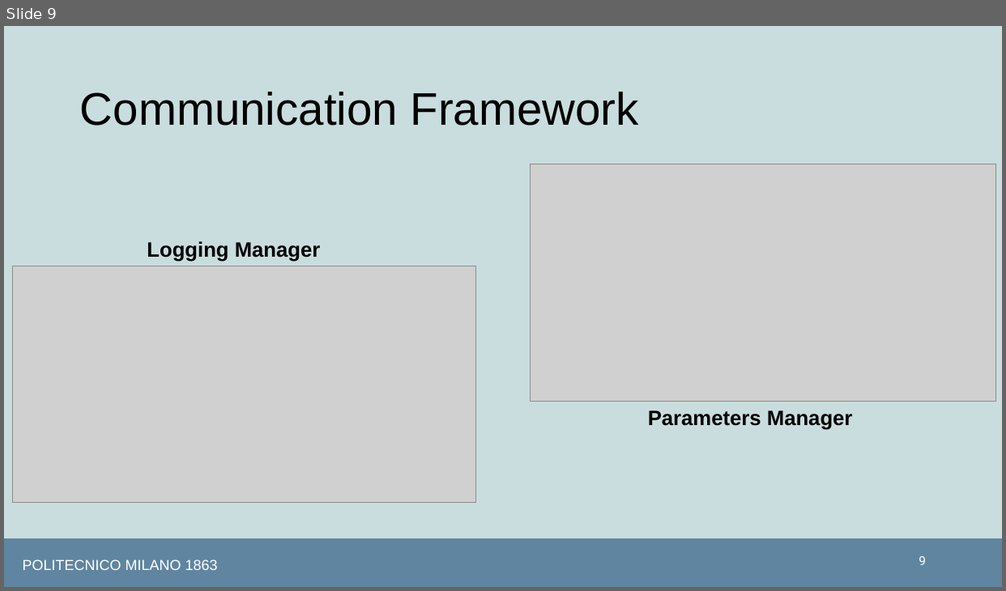
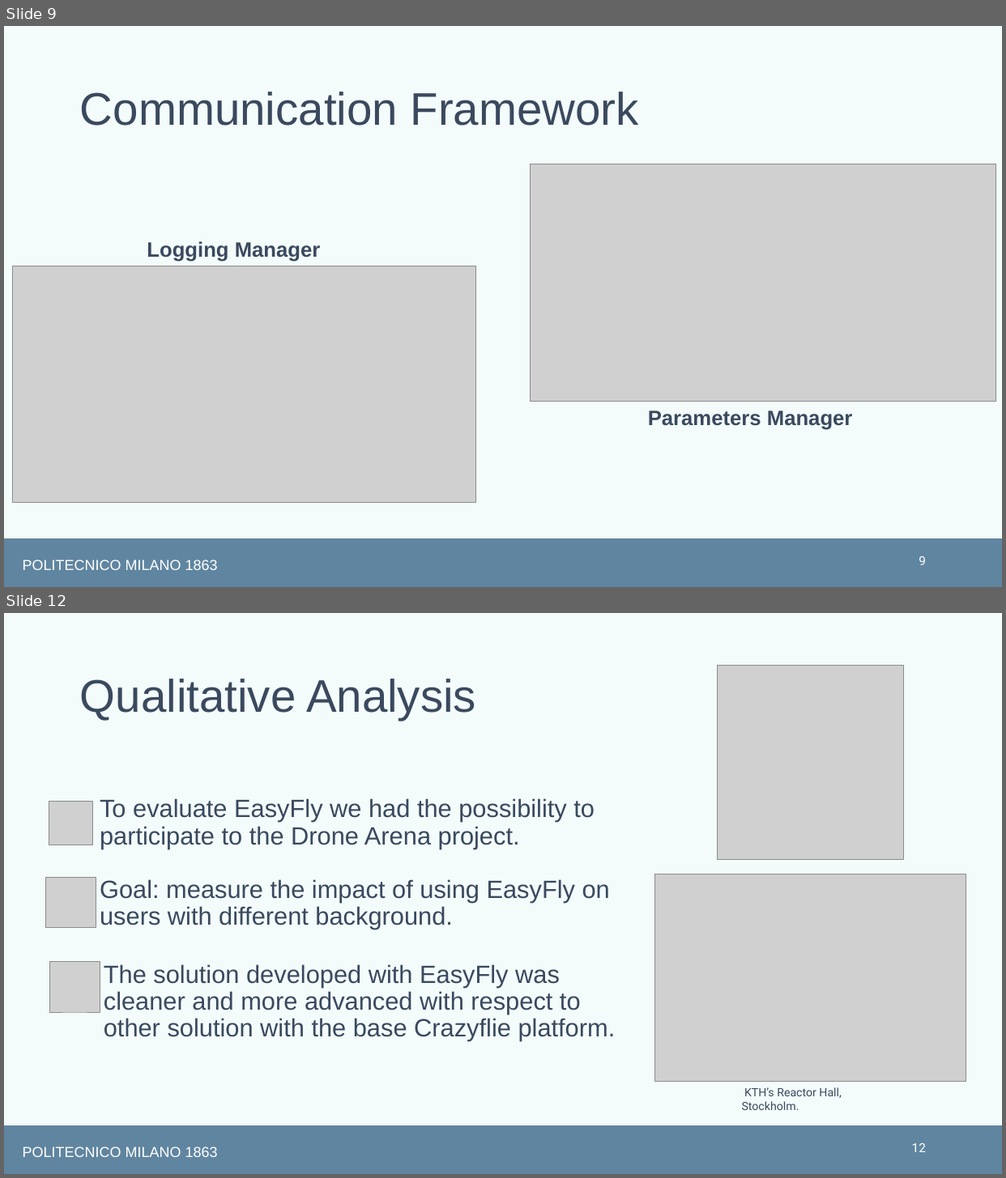
Before and after one commit to matplona/crazyflie-lib-python, a slide deck: Thesis/Presentation/thesis_presentation.pptx. Shown one above the other, each under a label of ours: slide 9 before the commit, slides 9 and 12 after it; the slides between them are not shown. The pictures are 1006x591 and 1006x1178 pixels, drawn with LibreOffice and Linux fonts; fonts in the diff are those of the drawing; grey boxes stand for pictures. Boxes give left, top, right and bottom in pixels: in the first picture for what was removed or moved away, otherwise in the second. Text is boxed around its words. In the diff, an @@ line names an element or a change of style, - is before the commit and + after.

```diff
--- a/Thesis/Presentation/thesis_presentation.pptx
+++ b/Thesis/Presentation/thesis_presentation.pptx
@@ slide 12 added at [4, 613, 1002, 1174], background #F3FBFB; not listed: 2 template elements that a slide beside it also shows @@
@@ title added at [80, 679, 476, 720], 44 pt, text #3A495E @@
+Qualitative Analysis
@@ picture added at [718, 665, 904, 859] @@
@@ picture added at [49, 801, 93, 845] @@
@@ text added at [100, 798, 594, 849], 24 pt, text #3A495E @@
+To evaluate EasyFly we had the possibility to participate to the Drone Arena project.
@@ picture added at [46, 877, 96, 927] @@
@@ text added at [100, 879, 610, 930], 24 pt, text #3A495E @@
+Goal: measure the impact of using EasyFly on users with different background.
@@ picture added at [655, 875, 967, 1082] @@
@@ picture added at [49, 962, 100, 1012] @@
@@ text added at [104, 965, 616, 1041], 24 pt, text #3A495E @@
+The solution developed with EasyFly was cleaner and more advanced with respect to other solution with the base Crazyflie platform.
@@ text added at [742, 1088, 841, 1110], 11 pt, text #3A495E @@
+KTH’s Reactor Hall, Stockholm.
@@ page number added at [912, 1144, 926, 1152], 12 pt, text #FFFFFF @@
+12
@@ slide 9 changed as well @@
@@ background #C9DDDE to #F3FBFB @@
@@ text colour #000000 to #3A495E in 3 elements at [80, 92, 639, 126], [147, 241, 321, 262], [648, 411, 853, 430] @@
```
Also in this commit, not shown: 10 other slides changed, 5 other slides added, 3 slides removed, 7 other files.
